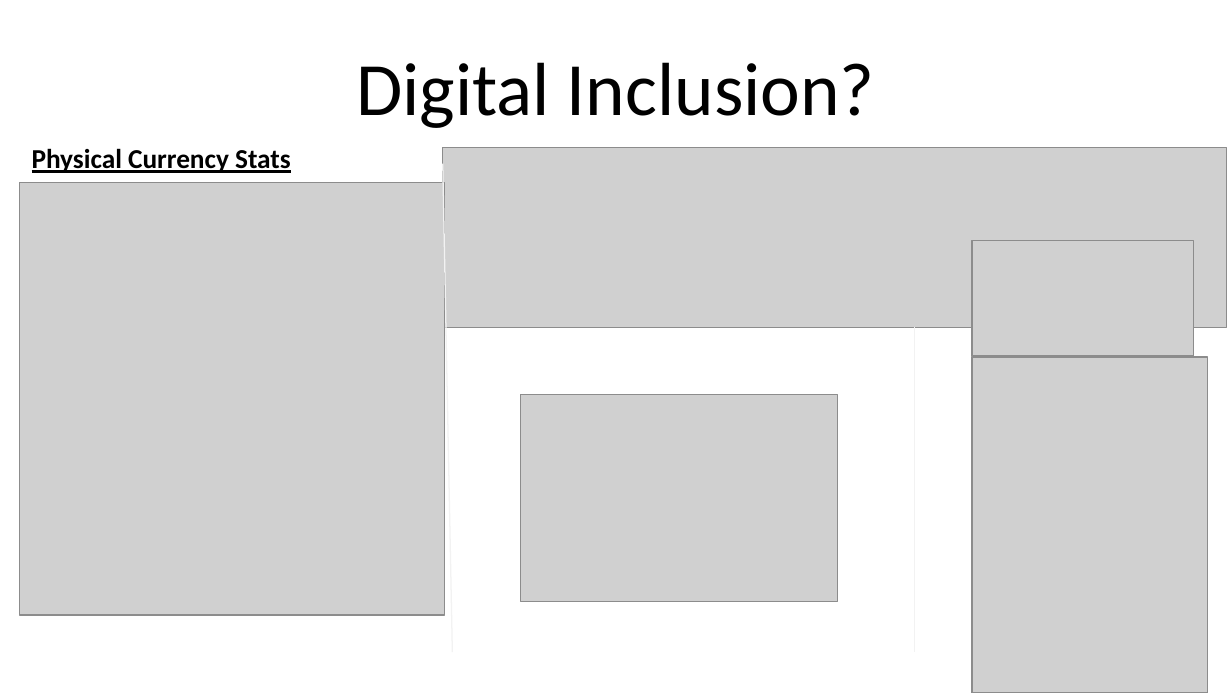
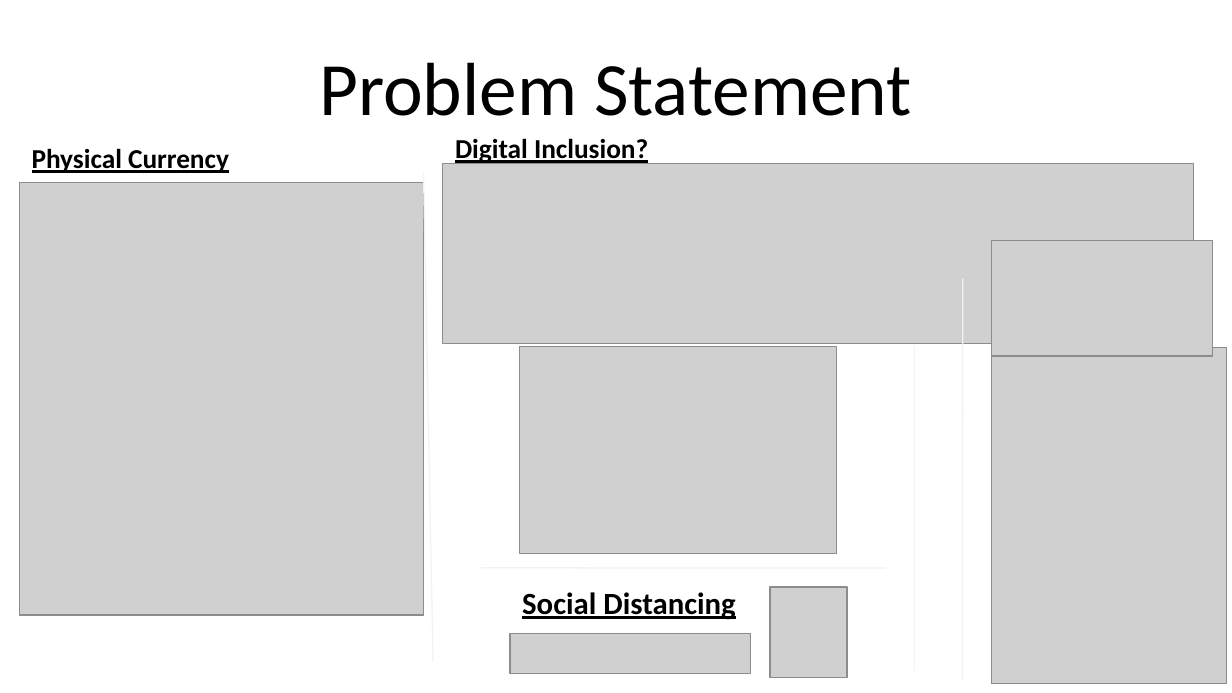
Before and after one commit to anbu992003/anbu992003.github.io, a slide deck: slide 2 of demo/AR_Digital_Inclusion.pptx. Drawn at 1232x693 pixels with LibreOffice and Linux fonts; fonts in the diff are those of the drawing; grey boxes stand for pictures. Boxes give left, top, right and bottom in pixels: in the first picture for what was removed or moved away, otherwise in the second. Text is boxed around its words. In the diff, an @@ line names an element or a change of style, - is before the commit and + after.

Commit message:
presentation

```diff
--- a/demo/AR_Digital_Inclusion.pptx
+++ b/demo/AR_Digital_Inclusion.pptx
@@ title at (x1=319, y1=62, x2=912, y2=116): text changed @@
-Digital Inclusion?
+Problem Statement
@@ text at (x1=32, y1=148, x2=229, y2=173): text changed @@
-Physical Currency Stats
+Physical Currency
@@ text added at (x1=455, y1=136, x2=648, y2=164), 16 pt, text #000000, bold, underline @@
+Digital Inclusion?
@@ line moved from (442, 164) - (452, 652) to (424, 174) - (434, 662) @@
@@ picture resized from (x1=442, y1=148, x2=1226, y2=328) to (x1=442, y1=164, x2=1193, y2=344) @@
@@ picture resized from (x1=20, y1=182, x2=445, y2=615) to (x1=20, y1=182, x2=424, y2=615) @@
@@ picture moved from (x1=972, y1=240, x2=1194, y2=356) to (x1=992, y1=240, x2=1214, y2=356) @@
@@ line added from (962, 280) to (962, 681), #F2F2F2 0.75 pt @@
@@ picture moved from (x1=521, y1=394, x2=838, y2=601) to (x1=520, y1=346, x2=837, y2=553) @@
@@ line moved from (914, 328) - (914, 652) to (914, 346) - (914, 671) @@
@@ picture moved from (x1=972, y1=357, x2=1207, y2=693) to (x1=992, y1=347, x2=1227, y2=684) @@
@@ line added from (482, 568) to (886, 568), #F2F2F2 0.75 pt @@
@@ text added at (x1=522, y1=592, x2=735, y2=620), 18 pt, text #000000, bold, underline @@
+Social Distancing
@@ picture added at (x1=770, y1=588, x2=848, y2=679) @@
@@ picture added at (x1=510, y1=633, x2=750, y2=674) @@
```
Also in this commit, not shown: 3 other files.
